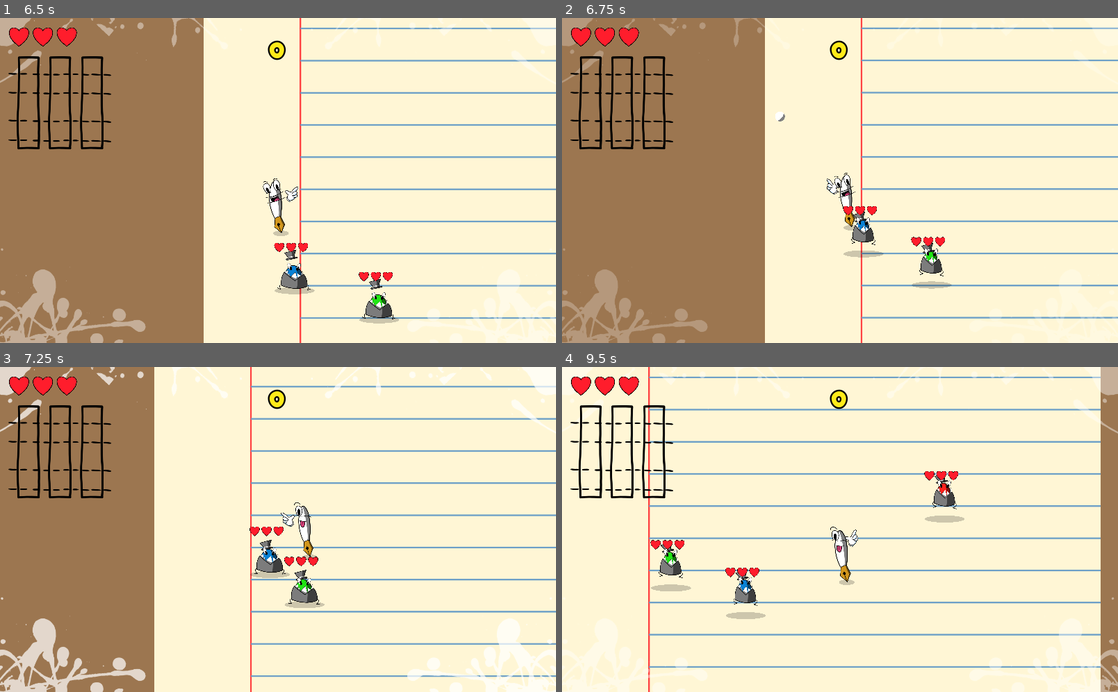
Above: before the commit, frames 1-4 (two rows, left to right).
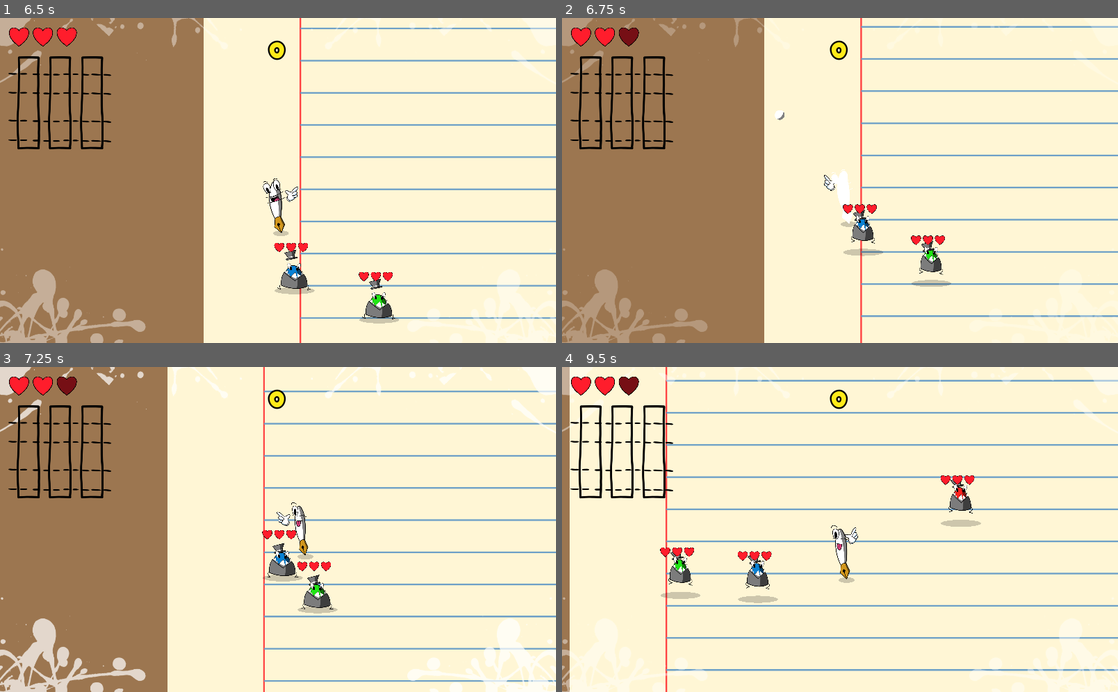
Above: after the commit, the same moments.

Repository: kevinlights/chromatic-fever
Game: Godot game, scene res://Menu/Menu.tscn
Same seed, same stepped clock (60 frames per second), same inputs: the game is played once before the commit and once after it.
Inputs (mouse positions are in pixels of both pictures, inside the frame that each line leads up to):
- Up to frame 1 (6.5 s): click "New game" at 0.5 s; tap Enter at 1.25 s; move the mouse to (400, 164) at 1.27 s; hold Right (ui_right) 1.28-2.03 s; hold Right mouse button (clic_droit) 1.28-2.03 s; move the mouse to (166, 196) at 2.02 s; hold Down (ui_down) 2.03-2.78 s; click (166, 196) at 2.1 s; move the mouse to (333, 109) at 2.77 s; hold Right (ui_right) 2.78-3.53 s; hold Right mouse button (clic_droit) 2.78-3.53 s; move the mouse to (250, 245) at 3.52 s; hold Up (ui_up) 3.53-4.28 s; click (250, 245) at 3.6 s; move the mouse to (444, 229) at 4.27 s; hold Right mouse button (clic_droit) 4.28-5.03 s; hold Left (ui_left) 4.28-5.78 s; move the mouse to (111, 131) at 5.02 s; click (111, 131) at 5.1 s; move the mouse to (305, 180) at 5.77 s; hold Down (ui_down) from 5.78 s (still down); hold Right mouse button (clic_droit) from 5.78 s (still down)
- Up to frame 2 (6.75 s): move the mouse to (756, 99) at 6.52 s; release Down (ui_down) at 6.53 s; release Right mouse button (clic_droit) at 6.53 s; hold Right (ui_right) from 6.53 s (still down); click (756, 99) at 6.6 s
- Up to frame 3 (7.25 s): keep holding Right (ui_right)
- Up to frame 4 (9.5 s): move the mouse to (962, 513) at 7.27 s; release Right (ui_right) at 7.28 s; hold Up (ui_up) 7.28-8.03 s; hold Right mouse button (clic_droit) 7.28-8.03 s; move the mouse to (728, 545) at 8.02 s; hold Right (ui_right) 8.03-8.78 s; click (728, 545) at 8.1 s; move the mouse to (895, 458) at 8.77 s; hold Down (ui_down) from 8.78 s (still down); hold Right mouse button (clic_droit) from 8.78 s (still down)

Frame 1 is identical in both runs. In frame 2, 6.3% of the frame differs, in the area x 10-100%, y 0-100%; in frame 3, 12%; in frame 4, 17%, in the area x 0-100%, y 0-100%.
Error in both runs: Trying to assign value of type 'Node2D' to a variable of type 'KinematicBody2D'. (res://Player/Camera2D.gd:21)

Commit message:
attention

Diff:
--- a/Enemies/EnemyCAC.gd
+++ b/Enemies/EnemyCAC.gd
@@ -97,7 +97,7 @@
 		paint_canvas.spawn_effacement(global_position)
 		erase_timer = 0.0
 
-	move_and_collide(velocity*delta)
+	velocity = move_and_slide(velocity)
 
 func movement_oracle() -> Vector2:
 	if charge_timer >= charge_delay :
--- a/Enemies/EnemyProjectile.gd
+++ b/Enemies/EnemyProjectile.gd
@@ -37,4 +37,7 @@
 
 func _on_projectile_hit(area : Area2D):
 	if self != null and get_parent() != null:
+		$Sprite.hide()
+		veloctity = Vector2.ZERO
+		yield(get_tree().create_timer(0.5),"timeout")
 		self.queue_free()
--- a/Enemies/EnemyRanged.gd
+++ b/Enemies/EnemyRanged.gd
@@ -105,7 +105,7 @@
 		shoot()
 		shooting_timer = 0.0
 
-	move_and_collide(velocity*delta)
+	velocity = move_and_slide(velocity)
 
 func movement_oracle(direction : Vector2) -> Vector2:
 	if $VisibilityNotifier2D.is_on_screen():
--- a/Player/Player.gd
+++ b/Player/Player.gd
@@ -137,7 +137,7 @@
 	velocity.x = clamp(velocity.x,0 if decel_direction.x < 0 else -abs(top_directional_speed.x),0 if decel_direction.x > 0 else abs(top_directional_speed.x))
 	velocity.y = clamp(velocity.y,0 if decel_direction.y < 0 else -abs(top_directional_speed.y),0 if decel_direction.y > 0 else abs(top_directional_speed.y))
 
-	move_and_slide(velocity,Vector2.UP)
+	velocity = move_and_slide(velocity)
 
 	# Orientation
 	$Hand.look_at(get_global_mouse_position())
--- a/Player/Player.tscn
+++ b/Player/Player.tscn
@@ -289,6 +289,7 @@
 anims/idle = SubResource( 14 )
 
 [node name="Sounds" type="Node" parent="."]
+editor/display_folded = true
 
 [node name="oof" type="AudioStreamPlayer" parent="Sounds"]
 stream = ExtResource( 16 )
--- a/Player/PlayerHitBox.gd
+++ b/Player/PlayerHitBox.gd
@@ -24,5 +24,5 @@
 			var collision_normal : Vector2 = Vector2()
 			for overlapping_area in get_overlapping_areas():
 				collision_normal += (global_position - overlapping_area.global_position).normalized()
-			if collision_normal != Vector2.ZERO:
-				get_parent().hit(collision_normal)
+			#if collision_normal != Vector2.ZERO:
+			get_parent().hit(collision_normal)
Not shown, changed: Sounds/claquement2.ogg.import
Not shown, changed: Sounds/claquement2.ogg
Not shown, changed: Sounds/claquement3.ogg
